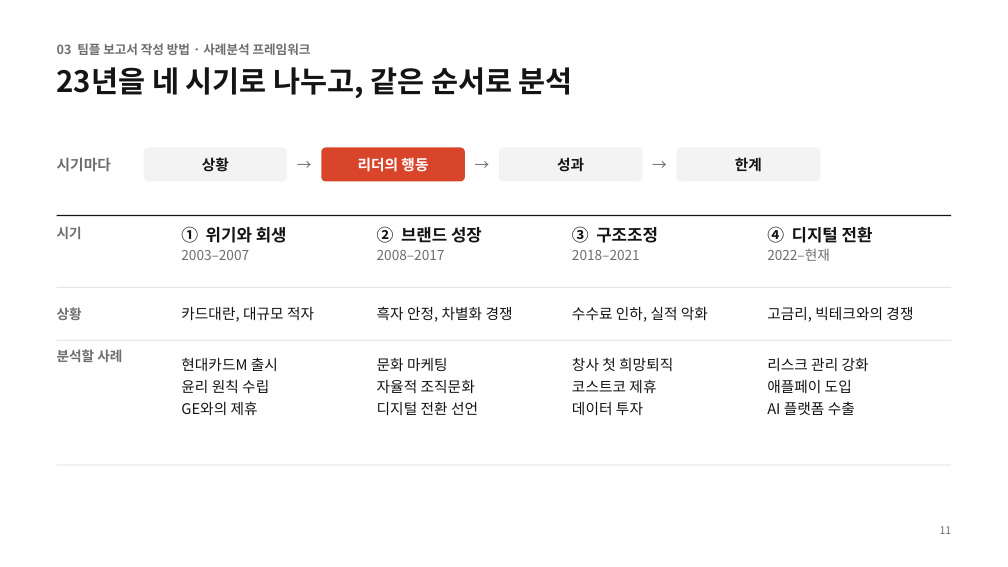
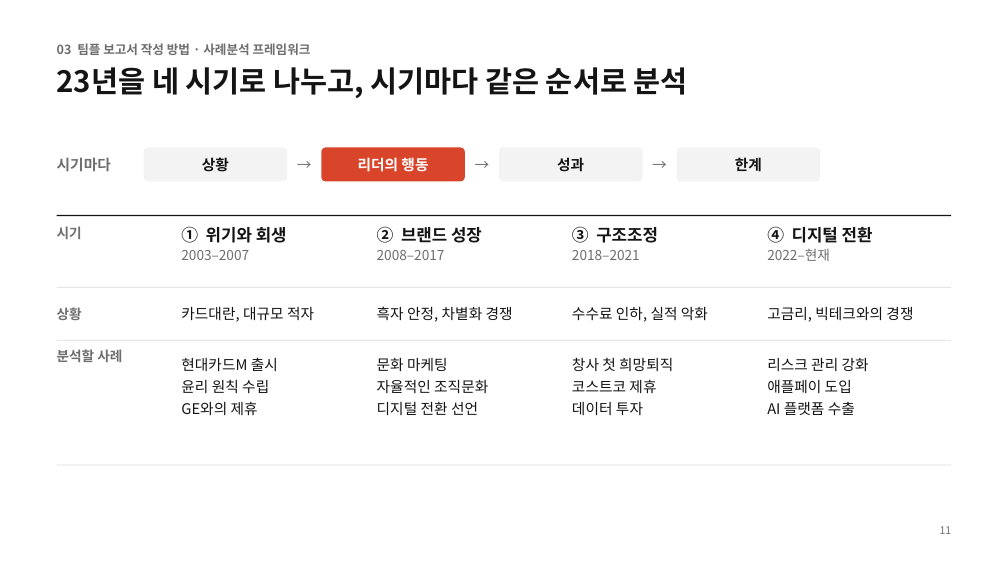
Before and after one commit to NATHAN18-ABLE/for-nathan, a slide deck: slide 11 of leadership-ppt/leadership-plan.pptx. Drawn at 1008x567 pixels with LibreOffice and Linux fonts; fonts in the diff are those of the drawing. Boxes give left, top, right and bottom in pixels: in the first picture for what was removed or moved away, otherwise in the second. Text is boxed around its words. In the diff, an @@ line names an element or a change of style, - is before the commit and + after.

```diff
--- a/leadership-ppt/leadership-plan.pptx
+++ b/leadership-ppt/leadership-plan.pptx
@@ title at [57,67,688,98]: text changed @@
-23년을 네 시기로 나누고, 같은 순서로 분석
+23년을 네 시기로 나누고, 시기마다 같은 순서로 분석
@@ text at [377,380,488,393]: text changed @@
-자율적 조직문화
+자율적인 조직문화
```
Also in this commit, not shown: 13 other slides changed, 2 slides added, 2 slides removed, 3 other files.
